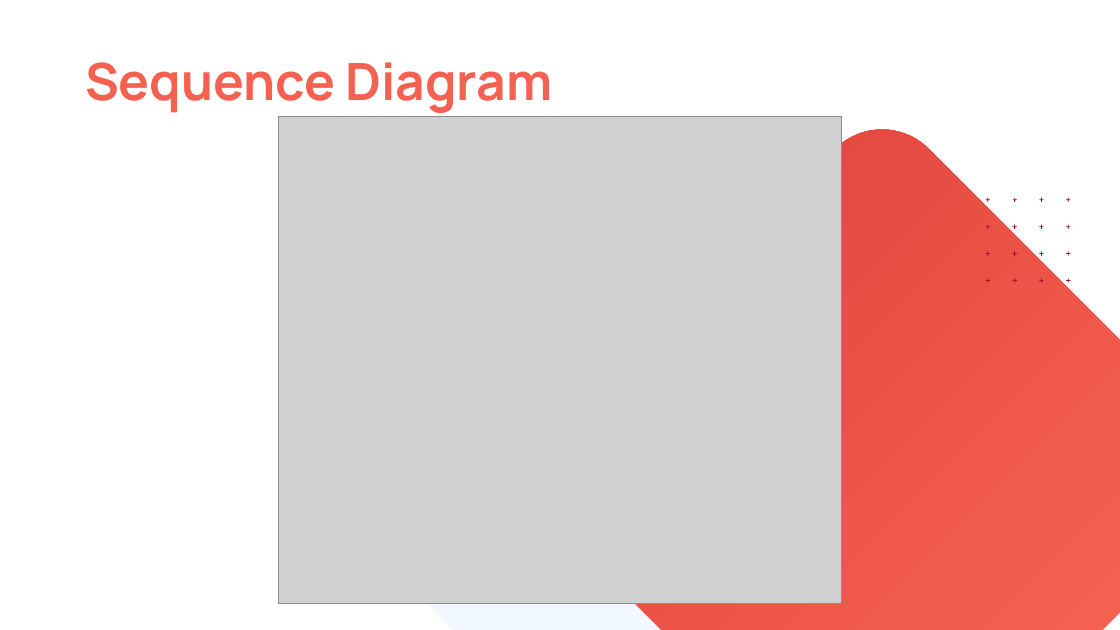
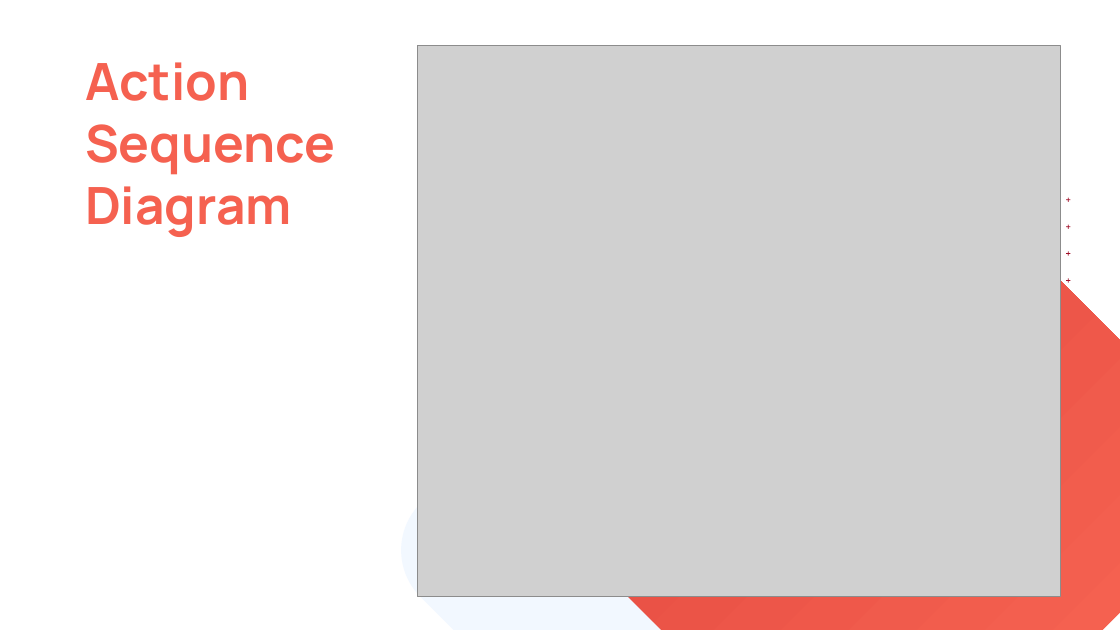
Before and after one commit to emaanfatima118/SmartKnock, a slide deck: slide 17 of 22i-1313_22i-0869_22i-0785_H.pptx (slide 27 before the commit). Drawn at 1120x630 pixels with LibreOffice and Linux fonts; fonts in the diff are those of the drawing; grey boxes stand for pictures. Boxes give left, top, right and bottom in pixels: in the first picture for what was removed or moved away, otherwise in the second. Text is boxed around its words. In the diff, an @@ line names an element or a change of style, - is before the commit and + after.

```diff
--- a/22i-1313_22i-0869_22i-0785_H.pptx
+++ b/22i-1313_22i-0869_22i-0785_H.pptx
@@ picture added at (418,45,1060,597) @@
@@ text at (85,62,335,237): text changed @@
-Sequence Diagram
+Action
+Sequence
+Diagram
@@ picture removed at (278,116,842,603) @@
```
Also in this commit, not shown: 5 other slides changed, 3 slides added.
